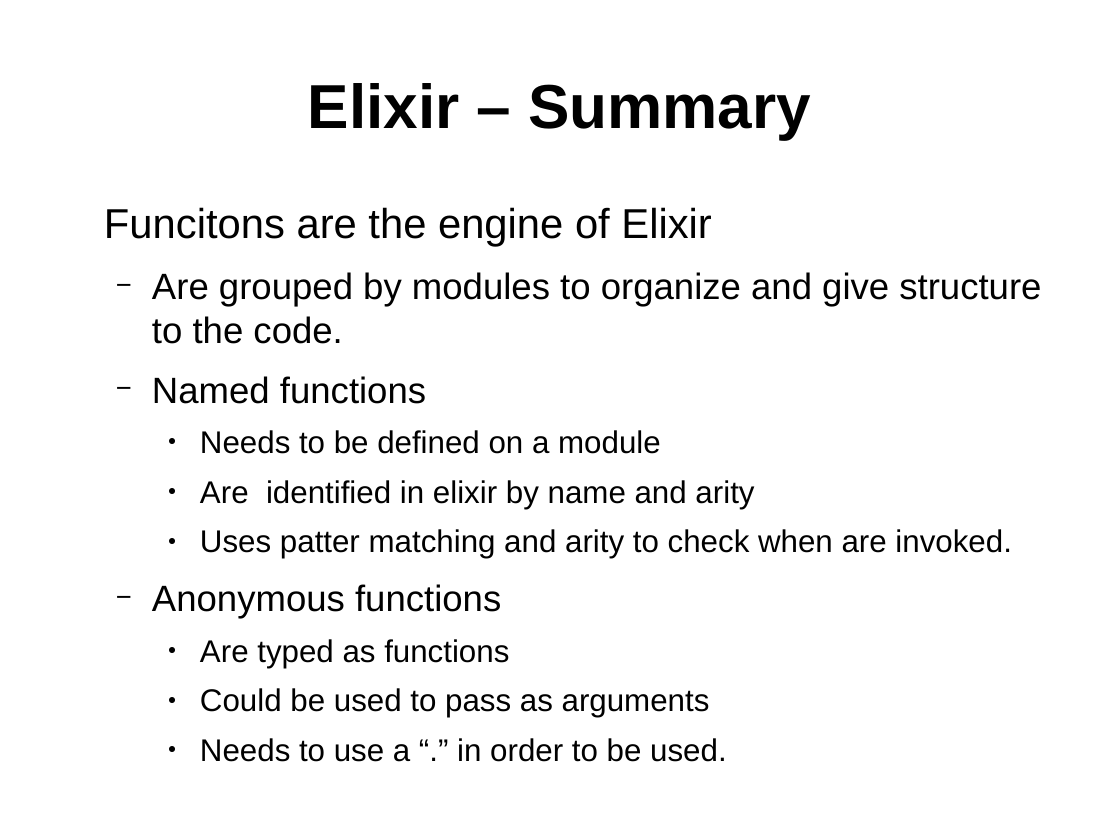
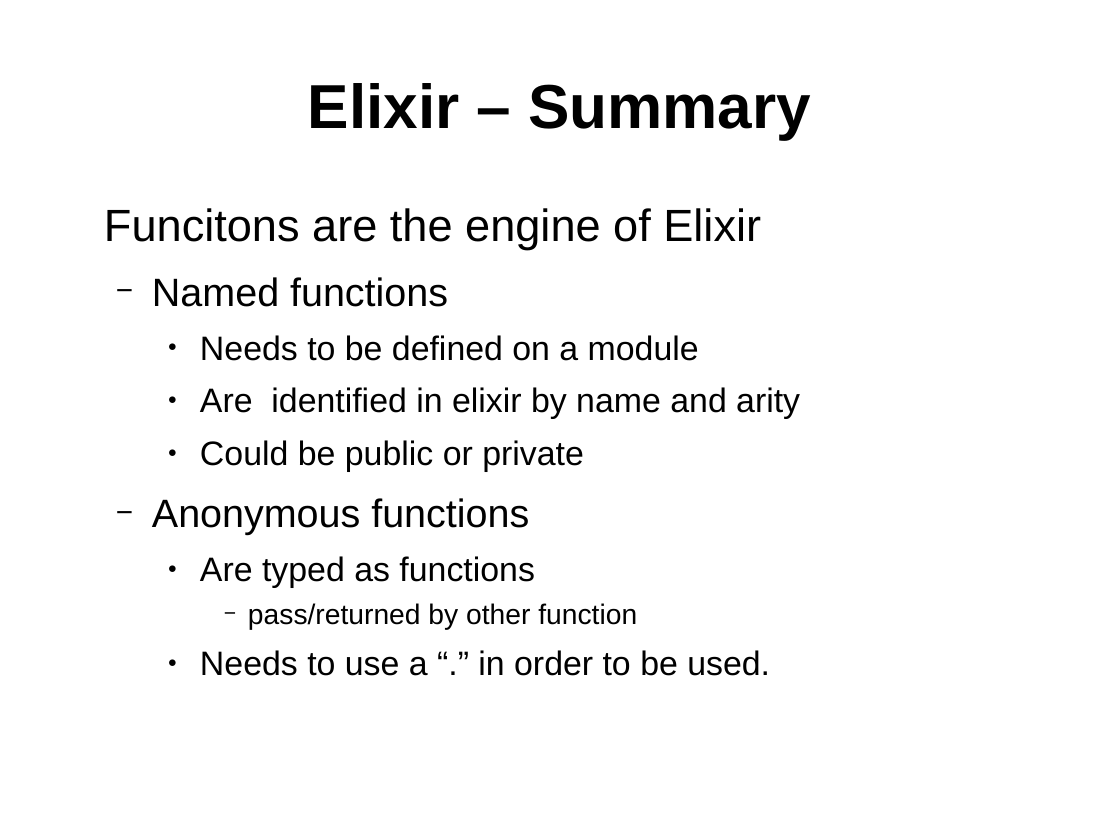
Before and after one commit to ramortegui/talks, a slide deck: slide 16 of elixir-basics-2.odp. Drawn at 1120x840 pixels with LibreOffice and Linux fonts; fonts in the diff are those of the drawing. Boxes give left, top, right and bottom in pixels: in the first picture for what was removed or moved away, otherwise in the second. Text is boxed around its words. In the diff, an @@ line names an element or a change of style, - is before the commit and + after.

```diff
--- a/elixir-basics-2.odp
+++ b/elixir-basics-2.odp
@@ text at (104,208,800,676): size 29.6 to 32 pt in "Funcitons are the engine of Elixir"; size 25.9 to 28 pt in "Named functions", "Anonymous functions"; size 22.2 to 24 pt in "Needs to be defined on a module", "Are identified in elixir by name and ...", "Are typed as functions", "Needs to use a “.” in order ..." @@
@@ text at (152,272,1041,344): paragraph removed @@
-  − Are grouped by modules to organize and give structure to the code.
@@ text at (200,440,584,472): text changed; size 22.2 to 24 pt @@
-    ● Uses patter matching and arity to check when are invoked.
+    ● Could be public or private
@@ text at (248,603,637,630): text changed; size 22.2 to 20 pt @@
-    ● Could be used to pass as arguments
+      − pass/returned by other function
```
Also in this commit, not shown: 1 slide added.
